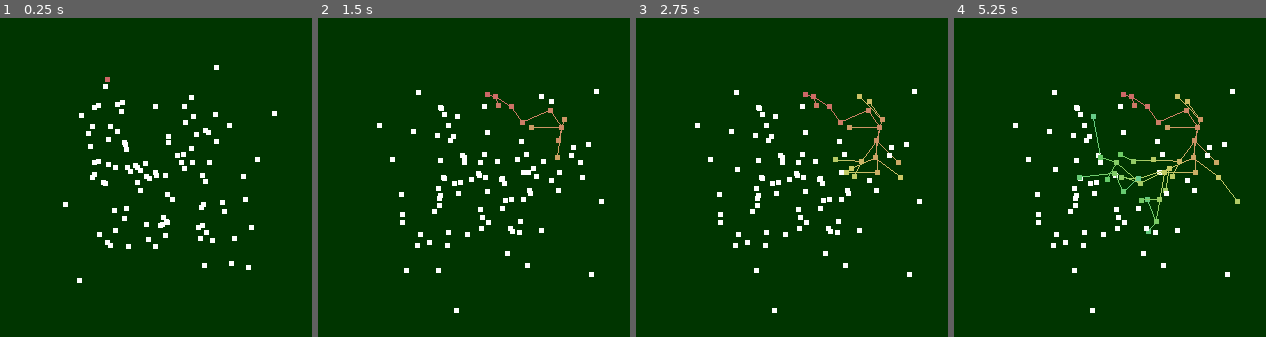
Above: before the commit, frames 1-4 (left to right).
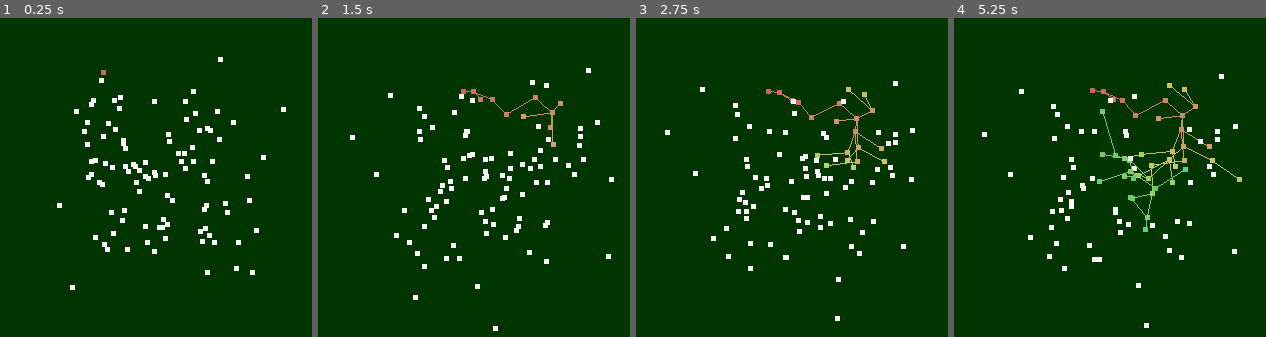
Above: after the commit, the same moments.

Repository: Homshnogen/Unit-Disk-Graph-3D
Game: Godot game, scene res://main.tscn
Same seed, same stepped clock (60 frames per second), same inputs: the game is played once before the commit and once after it.
Inputs (mouse positions are in pixels of both pictures, inside the frame that each line leads up to):
- Up to frame 1 (0.25 s): no input
- Up to frame 2 (1.5 s): tap Enter at 0.5 s; move the mouse to (outside the picture) at 0.52 s; press the mouse at (outside the picture) at 0.53 s; tap W (toggle_camera, bound only after the commit) at 0.8, 1.35 s; move the mouse to (324, 203) at 1.27 s; release the mouse at (324, 203) at 1.28 s
- Up to frame 3 (2.75 s): click (642, 203) at 1.55 s; move the mouse to (879, 81) at 2.02 s; hold W (toggle_camera, bound only after the commit) from 2.03 s (still down); tap Q (action1) at 2.1 s
- Up to frame 4 (5.25 s): move the mouse to (1078, 270) at 2.77 s; release W (toggle_camera, bound only after the commit) at 2.78 s; click (1078, 270) at 2.85 s; move the mouse to (outside the picture) at 3.52 s; hold W (toggle_camera, bound only after the commit) 3.53-4.28 s; move the mouse to (outside the picture) at 4.27 s; click (outside the picture) at 4.35 s; move the mouse to (1159, 180) at 5.02 s; hold W (toggle_camera, bound only after the commit) from 5.03 s (still down)

The runs differ from the first frame. In frame 1, 3.1% of the frame differs, in the area x 18-92%, y 12-86%; in frame 2, 4.7%; in frame 3, 4.9%; in frame 4, 5.6%, in the area x 8-93%, y 17-98%.
Error before the commit: Invalid access to property or key 'speed' on a base object of type 'InputEventScreenDrag'. (res://GimbalCamera.gd:18)
Error after the commit: Invalid access to property or key 'speed' on a base object of type 'InputEventScreenDrag'. (res://GimbalCamera.gd:25)

Commit message:
added toggle for camera position

Diff:
--- a/GimbalCamera.gd
+++ b/GimbalCamera.gd
@@ -4,12 +4,19 @@
 # var a = 2
 # var b = "text"
 
+var Poses : Array[Node3D]
+var active_pose : int
+var camera : Camera3D
 # Called when the node enters the scene tree for the first time.
 func _ready():
+	active_pose = 0
+	Poses = [$CameraRotate/CameraElevate/CameraPos1, $CameraRotate/CameraElevate/CameraPos2]
+	camera = $CameraRotate/CameraElevate/Camera3D
 	pass # Replace with function body.
 
 # Called every frame. 'delta' is the elapsed time since the previous frame.
 func _process(delta):
+	camera.transform = camera.transform.interpolate_with(Poses[active_pose].transform, 0.1)
 	pass
 
 func _input(event):
@@ -22,11 +29,14 @@
 		var relative = event.relative
 		rotate_camera(relative.x / 180)
 		elevate_camera(relative.y / 180)
+	elif Input.is_action_pressed("toggle_camera"):
+		active_pose = 1-active_pose
 	pass
 
 func rotate_camera(angle : float):
 	var box : Node3D = $CameraRotate
-	box.transform = box.transform.rotated(box.transform.basis.y, -angle).orthonormalized()
+	var camera_y = camera.transform.basis.y
+	box.transform = box.transform.rotated(box.transform.basis * camera_y, -angle).orthonormalized()
 	pass
 
 #func rotate_camera(angle : float):
@@ -36,7 +46,8 @@
 
 func elevate_camera(angle : float):
 	var box := $CameraRotate
-	box.transform = box.transform.rotated(box.transform.basis.x, -angle).orthonormalized()
+	var camera_x = camera.transform.basis.x
+	box.transform = box.transform.rotated(box.transform.basis * camera_x, -angle).orthonormalized()
 	pass
 
 #func elevate_camera(angle : float):
--- a/main.tscn
+++ b/main.tscn
@@ -26,4 +26,10 @@
 [node name="CameraElevate" type="Node3D" parent="GimbalCamera/CameraRotate"]
 
 [node name="Camera3D" type="Camera3D" parent="GimbalCamera/CameraRotate/CameraElevate"]
-transform = Transform3D(1, 0, 0, 0, 1, 0, 0, 0, 1, 0, 0, 1.68842)
+transform = Transform3D(1, 0, 0, 0, 1, 0, 0, 0, 1, 0, 0, 1.6)
+
+[node name="CameraPos2" type="Node3D" parent="GimbalCamera/CameraRotate/CameraElevate"]
+transform = Transform3D(0.866025, 0, -0.5, 0, 1, 0, 0.5, 0, 0.866025, -0.8, 0, 1.386)
+
+[node name="CameraPos1" type="Node3D" parent="GimbalCamera/CameraRotate/CameraElevate"]
+transform = Transform3D(1, 0, 0, 0, 1, 0, 0, 0, 1, 0, 0, 1.6)
--- a/project.godot
+++ b/project.godot
@@ -32,6 +32,11 @@
 "events": [Object(InputEventKey,"resource_local_to_scene":false,"resource_name":"","device":-1,"window_id":0,"alt_pressed":false,"shift_pressed":false,"ctrl_pressed":false,"meta_pressed":false,"pressed":false,"keycode":0,"physical_keycode":81,"key_label":0,"unicode":113,"echo":false,"script":null)
 ]
 }
+toggle_camera={
+"deadzone": 0.5,
+"events": [Object(InputEventKey,"resource_local_to_scene":false,"resource_name":"","device":-1,"window_id":0,"alt_pressed":false,"shift_pressed":false,"ctrl_pressed":false,"meta_pressed":false,"pressed":false,"keycode":0,"physical_keycode":87,"key_label":0,"unicode":119,"echo":false,"script":null)
+]
+}
 
 [rendering]
 
